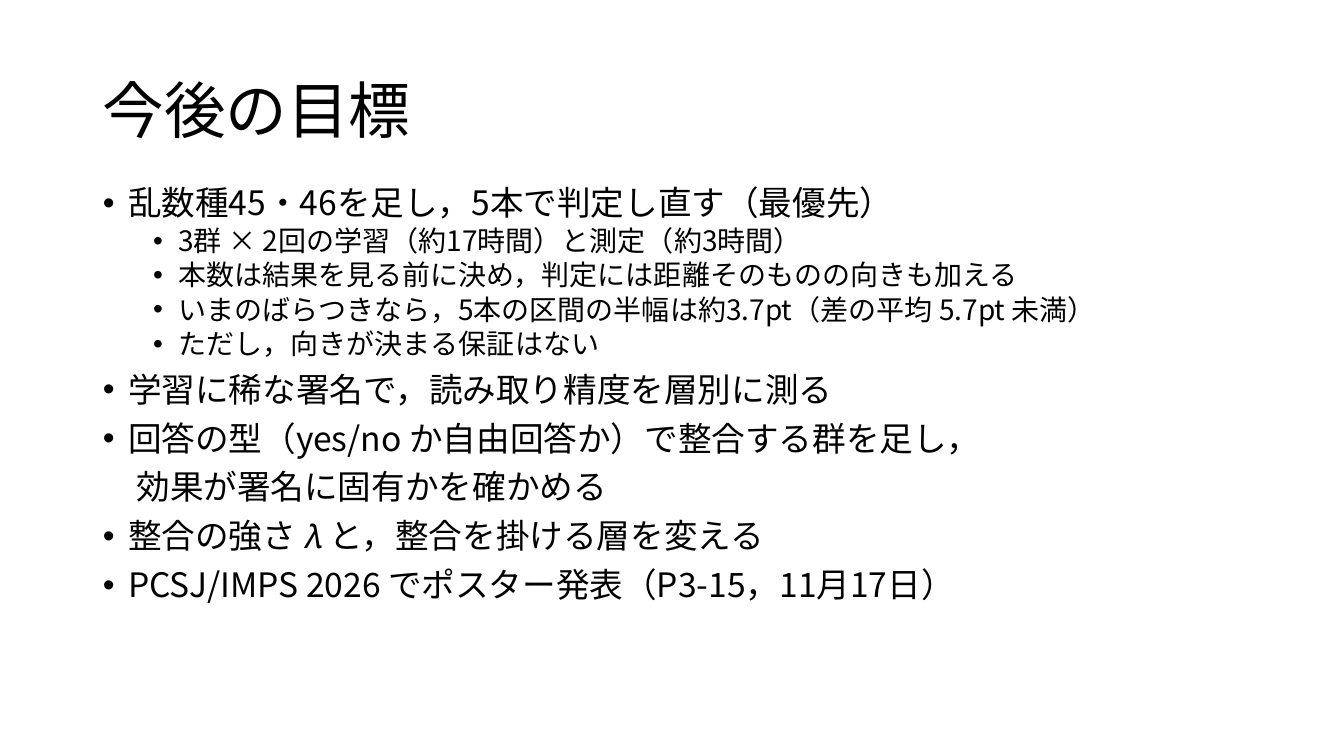
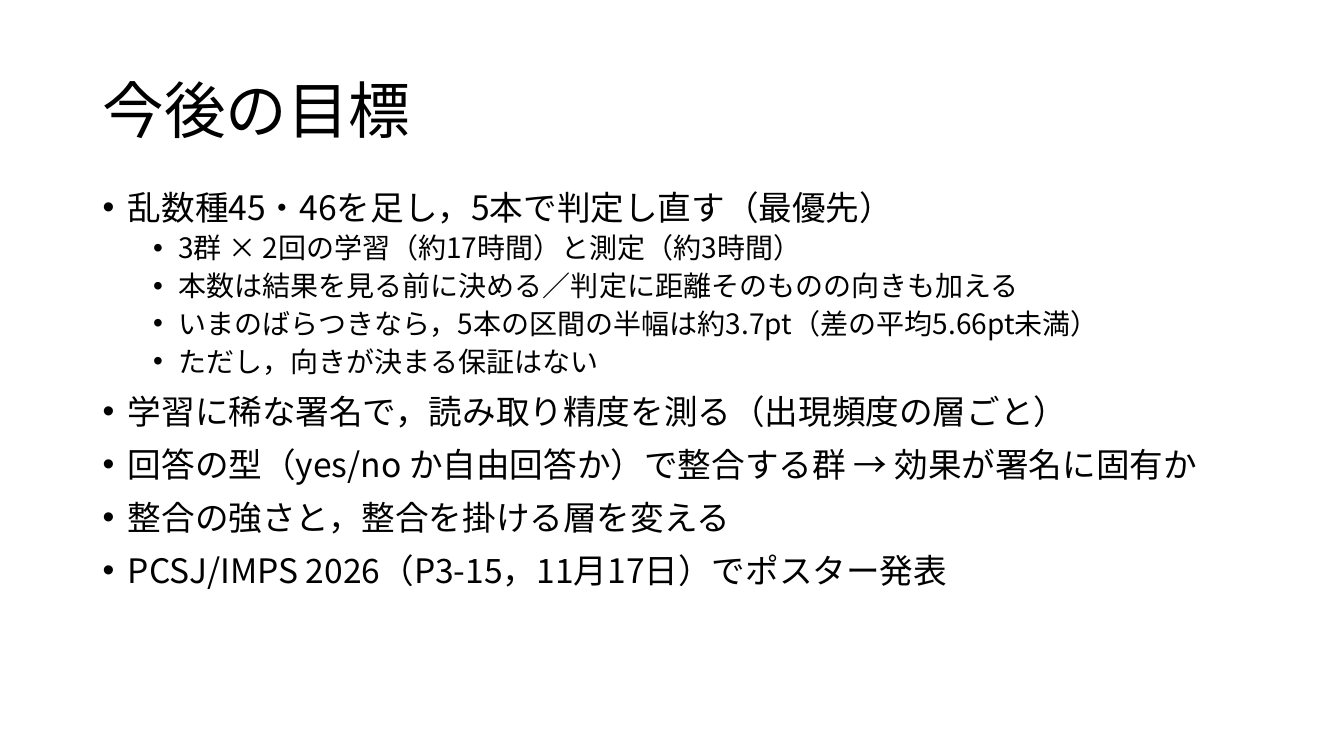
Before and after one commit to tomoking2004/cotar, a slide deck: slide 18 of presentations/20261030_進捗報告.pptx. Drawn at 1344x756 pixels with LibreOffice and Linux fonts; fonts in the diff are those of the drawing. Boxes give left, top, right and bottom in pixels: in the first picture for what was removed or moved away, otherwise in the second. Text is boxed around its words. In the diff, an @@ line names an element or a change of style, - is before the commit and + after.

```diff
--- a/presentations/20261030_進捗報告.pptx
+++ b/presentations/20261030_進捗報告.pptx
@@ text at bbox=[128, 191, 893, 375]: line spacing 0.9 to 1; less space between paragraphs @@
@@ text at bbox=[178, 272, 1098, 341]: text changed @@
-  • 本数は結果を見る前に決め，判定には距離そのものの向きも加える
-  • いまのばらつきなら，5本の区間の半幅は約3.7pt（差の平均 5.7pt 未満）
+  • 本数は結果を見る前に決める／判定に距離そのものの向きも加える
+  • いまのばらつきなら，5本の区間の半幅は約3.7pt（差の平均5.66pt未満）
@@ text at bbox=[128, 395, 1196, 589]: text changed @@
-• 学習に稀な署名で，読み取り精度を層別に測る
-• 回答の型（yes/no か自由回答か）で整合する群を足し，
-効果が署名に固有かを確かめる
-• 整合の強さ 𝜆 と，整合を掛ける層を変える
-• PCSJ/IMPS 2026 でポスター発表（P3-15，11月17日）
+• 学習に稀な署名で，読み取り精度を測る（出現頻度の層ごと）
+• 回答の型（yes/no か自由回答か）で整合する群 → 効果が署名に固有か
+• 整合の強さと，整合を掛ける層を変える
+• PCSJ/IMPS 2026（P3-15，11月17日）でポスター発表
```
Also in this commit, not shown: 16 other slides changed, 3 slides added, 1 slide removed, 1 other file.
